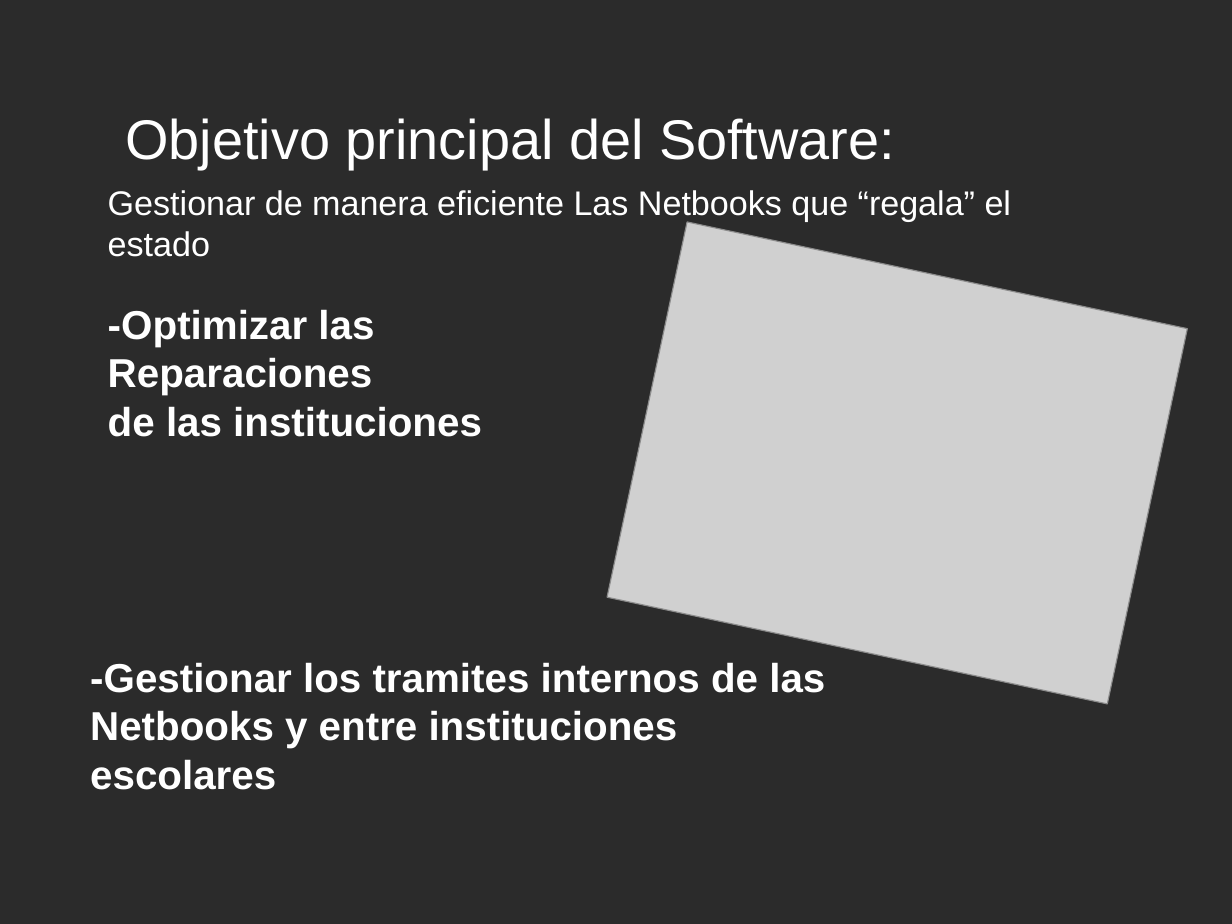
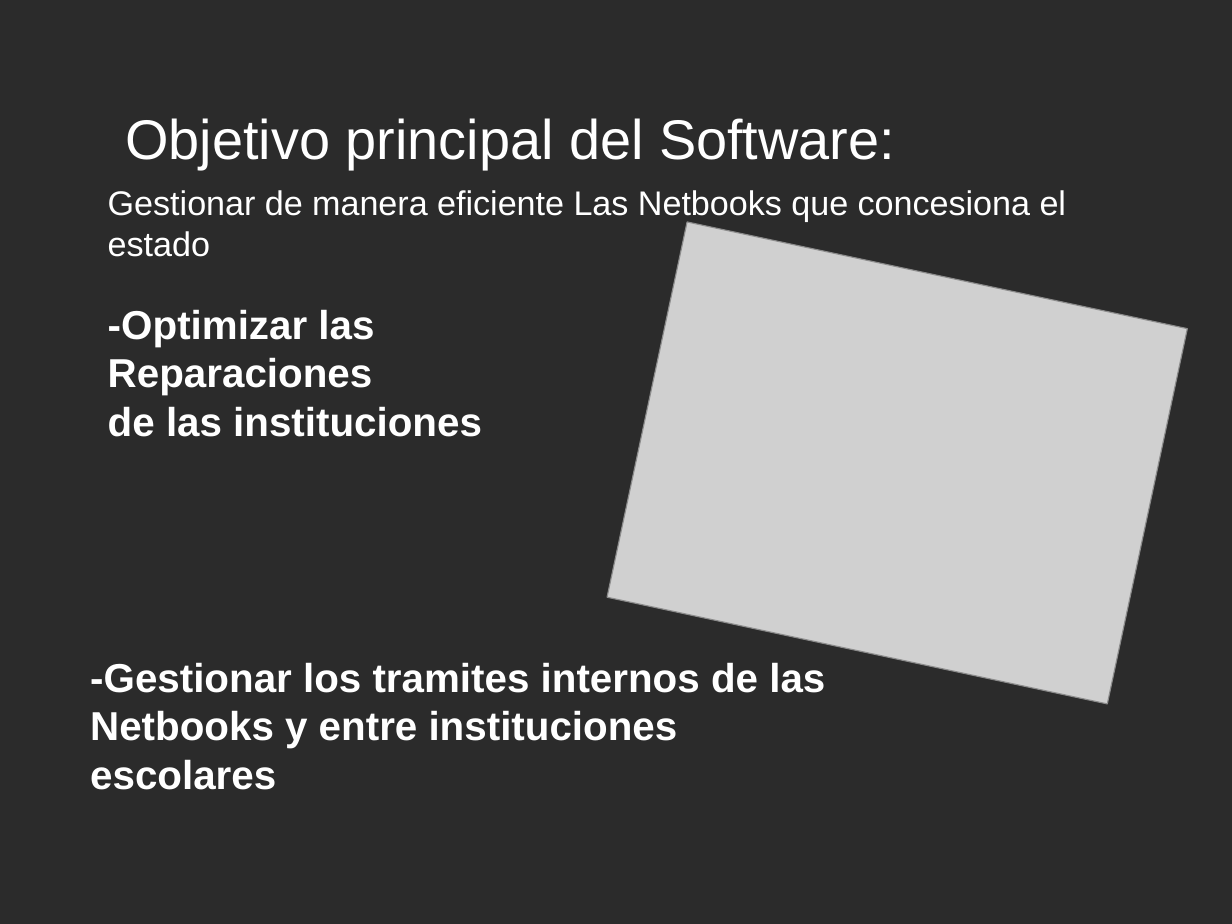
Before and after one commit to Estudiantina/Estudiantina, a slide deck: slide 3 of documentacion/presentacion/presentacion.odp. Drawn at 1232x924 pixels with LibreOffice and Linux fonts; fonts in the diff are those of the drawing; grey boxes stand for pictures; background and template pictures are left out; a plain dark background stands for a picture behind light text. Boxes give left, top, right and bottom in pixels: in the first picture for what was removed or moved away, otherwise in the second. Text is boxed around its words. In the diff, an @@ line names an element or a change of style, - is before the commit and + after.

Commit message:
presentacion

```diff
--- a/documentacion/presentacion/presentacion.odp
+++ b/documentacion/presentacion/presentacion.odp
@@ text at (108,190,1066,257): text changed @@
-Gestionar de manera eficiente Las Netbooks que “regala” el estado
+Gestionar de manera eficiente Las Netbooks que concesiona el estado
```
Also in this commit, not shown: 4 other slides changed.
